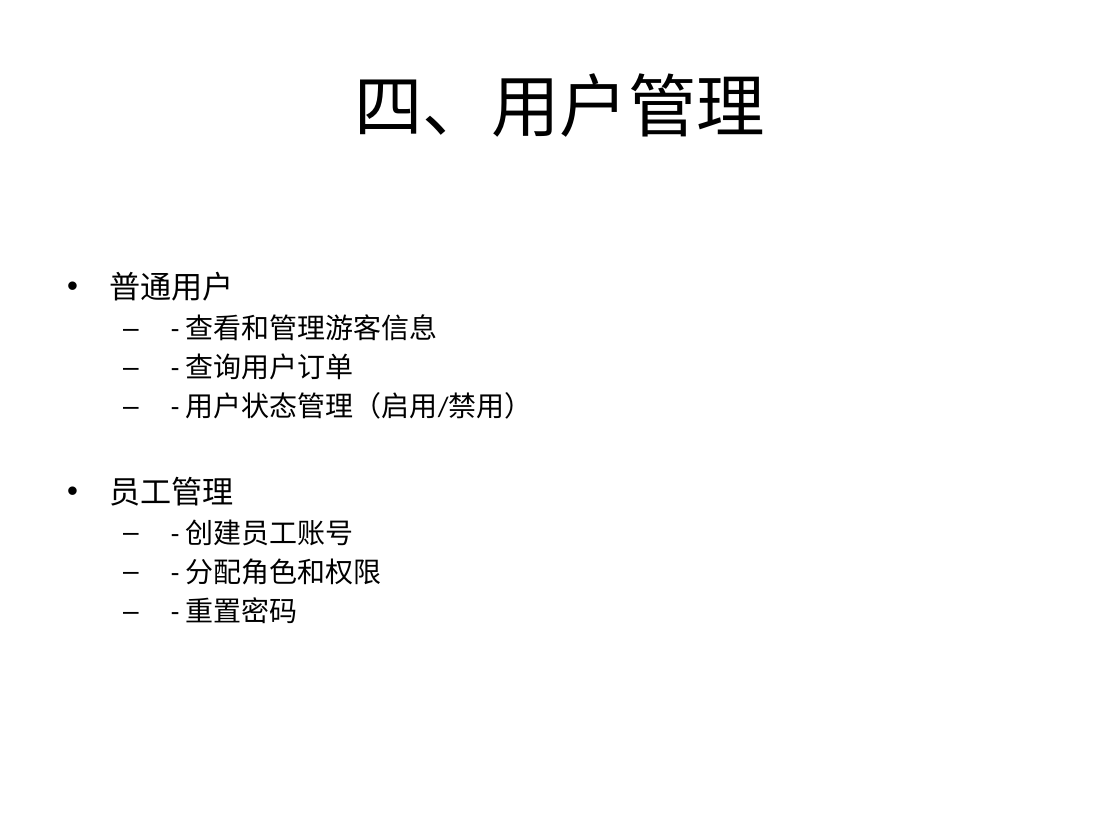
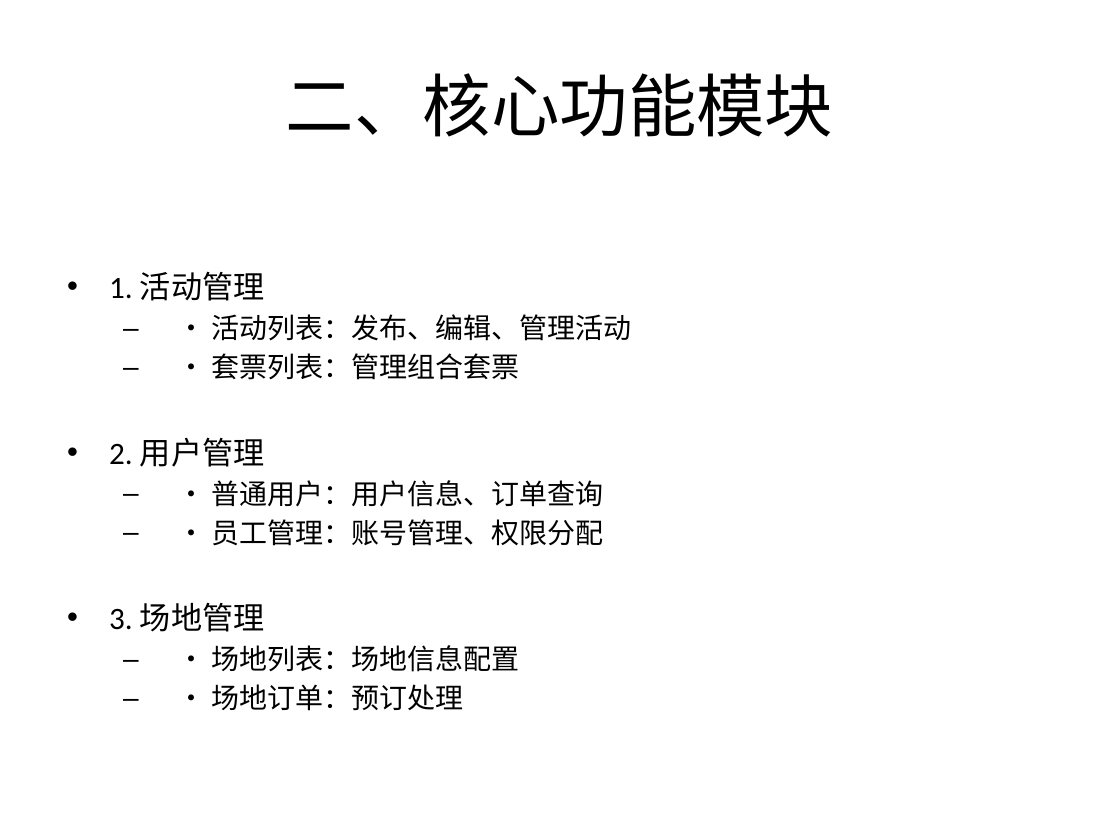
Before and after one commit to ctrlaomao/bjstarfish, a slide deck: slide 6 of 非雪季系统培训PPT.pptx (slide 10 before the commit). Drawn at 1120x840 pixels with LibreOffice and Linux fonts; fonts in the diff are those of the drawing. Boxes give left, top, right and bottom in pixels: in the first picture for what was removed or moved away, otherwise in the second. Text is boxed around its words. In the diff, an @@ line names an element or a change of style, - is before the commit and + after.

```diff
--- a/非雪季系统培训PPT.pptx
+++ b/非雪季系统培训PPT.pptx
@@ title at <box>286,73,833,137</box>: text changed @@
-四、用户管理
+二、核心功能模块
@@ text at <box>109,271,631,711</box>: text changed @@
-• 普通用户
-  – - 查看和管理游客信息
-  – - 查询用户订单
-  – - 用户状态管理（启用/禁用）
-• 员工管理
-  – - 创建员工账号
-  – - 分配角色和权限
-  – - 重置密码
+• 1. 活动管理
+  – • 活动列表：发布、编辑、管理活动
+  – • 套票列表：管理组合套票
+• 2. 用户管理
+  – • 普通用户：用户信息、订单查询
+  – • 员工管理：账号管理、权限分配
+• 3. 场地管理
+  – • 场地列表：场地信息配置
+  – • 场地订单：预订处理
```
Also in this commit, not shown: 13 other slides changed, 4 slides added, 17 slides removed, 23 other files.
